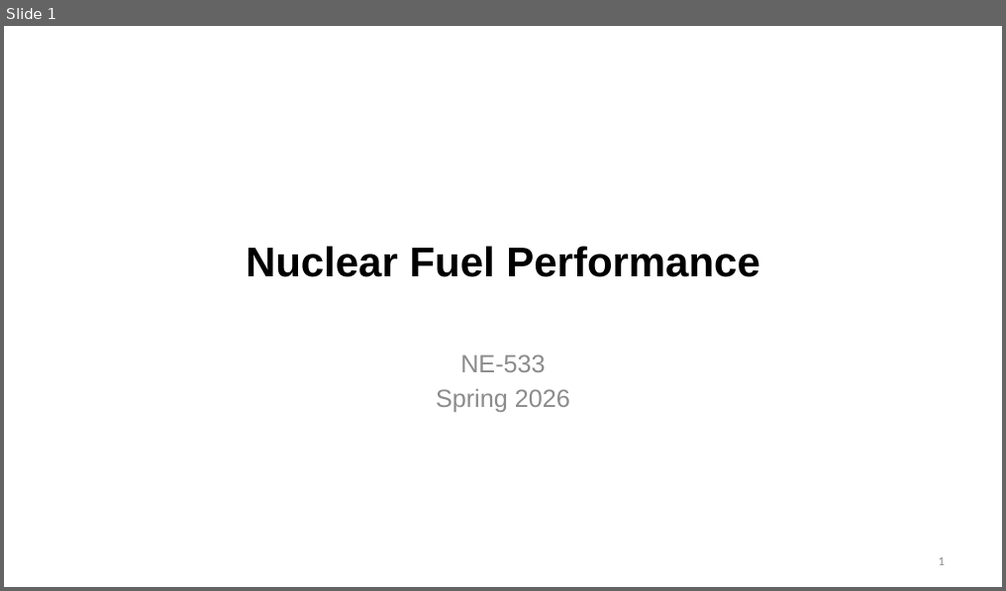
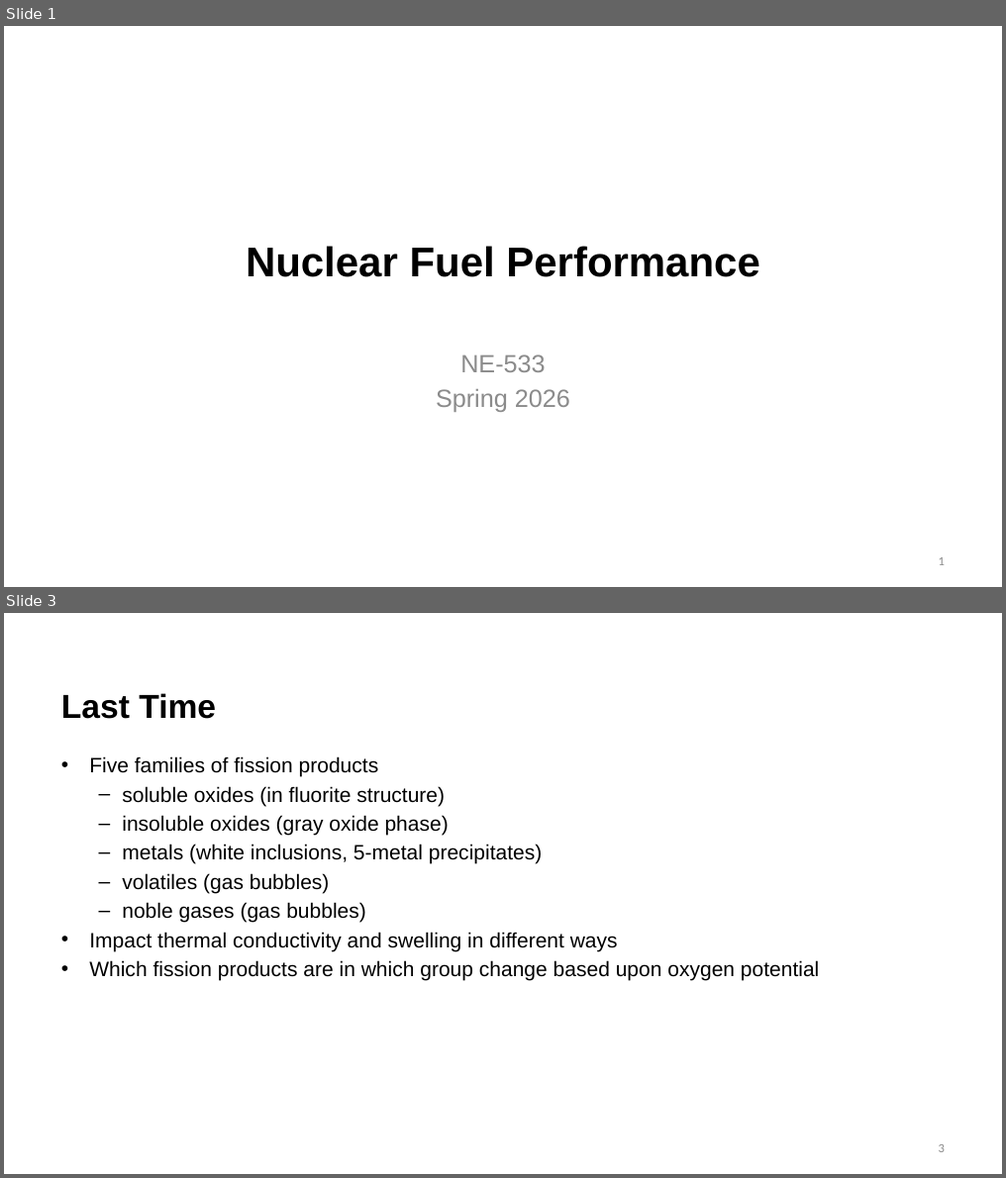
Before and after one commit to benbeeler/TEACHING, a slide deck: Nuclear_Fuel_Performance/NE533_Spring2026/Module3/Lec13_FGR_swelling.pptx. Shown one above the other, each under a label of ours: slide 1 before the commit, slides 1 and 3 after it; the slides between them are not shown. The pictures are 1006x591 and 1006x1178 pixels, drawn with LibreOffice and Linux fonts; fonts in the diff are those of the drawing; background and template pictures are left out. Boxes give left, top, right and bottom in pixels: in the first picture for what was removed or moved away, otherwise in the second. Text is boxed around its words. In the diff, an @@ line names an element or a change of style, - is before the commit and + after.

```diff
--- a/Nuclear_Fuel_Performance/NE533_Spring2026/Module3/Lec13_FGR_swelling.pptx
+++ b/Nuclear_Fuel_Performance/NE533_Spring2026/Module3/Lec13_FGR_swelling.pptx
@@ slide 3 added at [4,613,1002,1174], background #FFFFFF @@
@@ title added at [61,693,216,719], 32 pt, text #000000, bold @@
+Last Time
@@ text added at [89,757,819,981], 20 pt, text #000000 @@
+• Five families of fission products
+  – soluble oxides (in fluorite structure)
+  – insoluble oxides (gray oxide phase)
+  – metals (white inclusions, 5-metal precipitates)
+  – volatiles (gas bubbles)
+  – noble gases (gas bubbles)
+• Impact thermal conductivity and swelling in different ways
+• Which fission products are in which group change based upon oxygen potential
@@ page number added at [939,1145,944,1153], 12 pt, text #8C8C8C @@
+3
```
Also in this commit, not shown: 8 slides changed, 19 other slides added, 8 other files.
